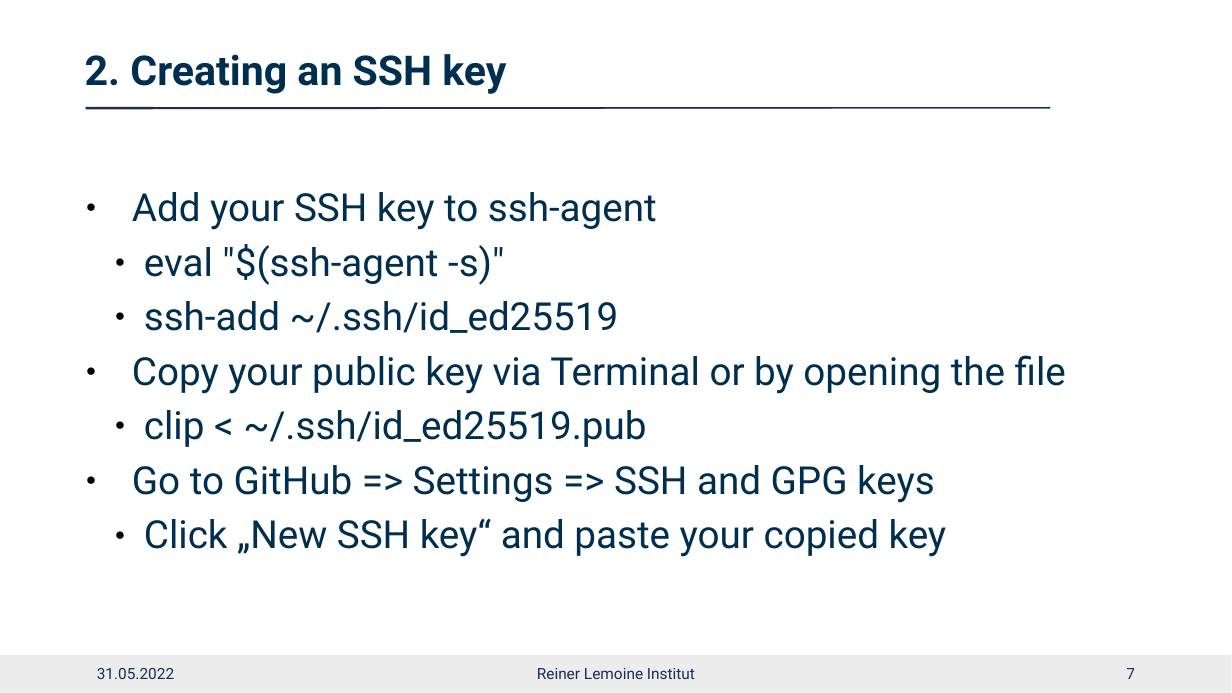
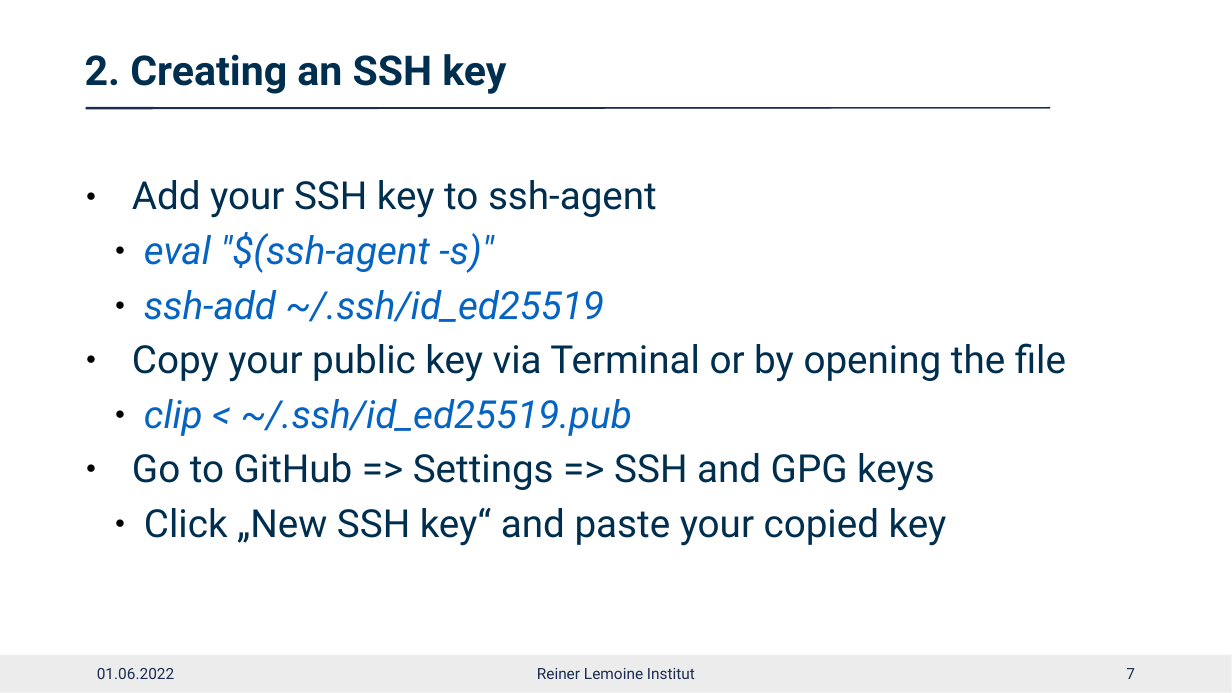
Before and after one commit to rl-institut/workshop, a slide deck: slide 7 of run-python-tools/2022-05-30_run_python_tools.pptx. Drawn at 1232x693 pixels with LibreOffice and Linux fonts; fonts in the diff are those of the drawing; background and template pictures are left out. Boxes give left, top, right and bottom in pixels: in the first picture for what was removed or moved away, otherwise in the second. Text is boxed around its words. In the diff, an @@ line names an element or a change of style, - is before the commit and + after.

```diff
--- a/run-python-tools/2022-05-30_run_python_tools.pptx
+++ b/run-python-tools/2022-05-30_run_python_tools.pptx
@@ text at [144,232,632,436]: text colour #002E4F to #0563C1, italic on in "eval "$(ssh-agent -s)"", "ssh-add ~/.ssh/id_ed25519", "clip < ~/.ssh/id_ed25519.pub" @@
@@ text at [97,668,174,679]: text changed @@
-31.05.2022
+01.06.2022
```
Also in this commit, not shown: 10 other slides changed, 1 slide added.
